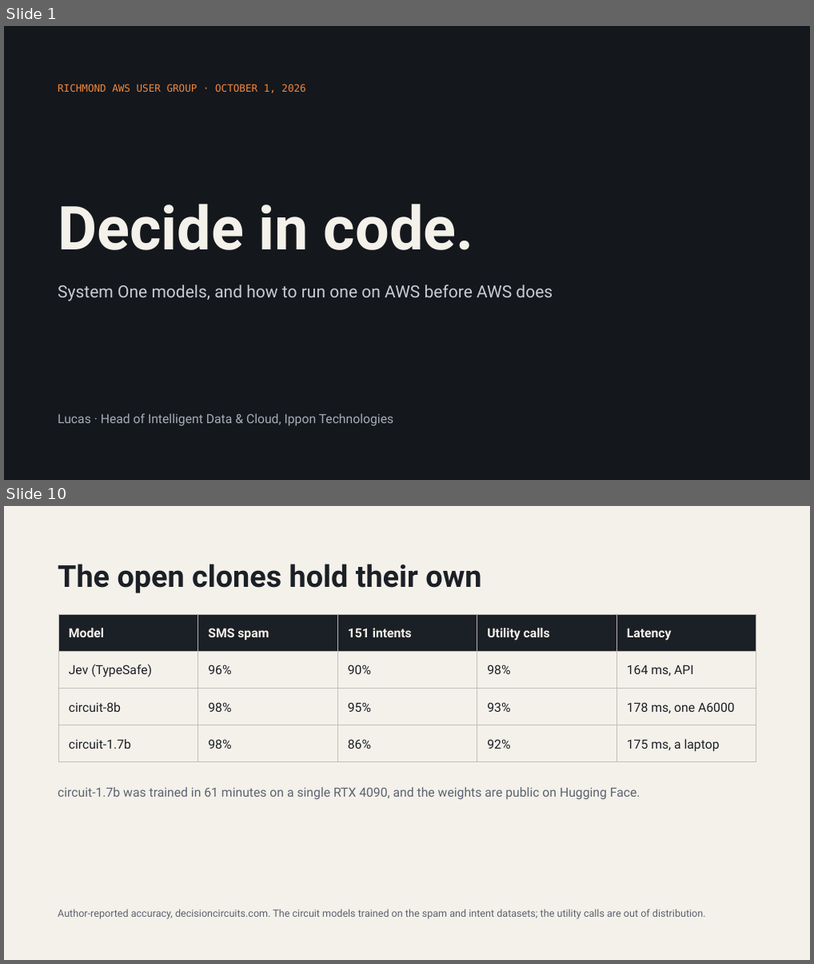
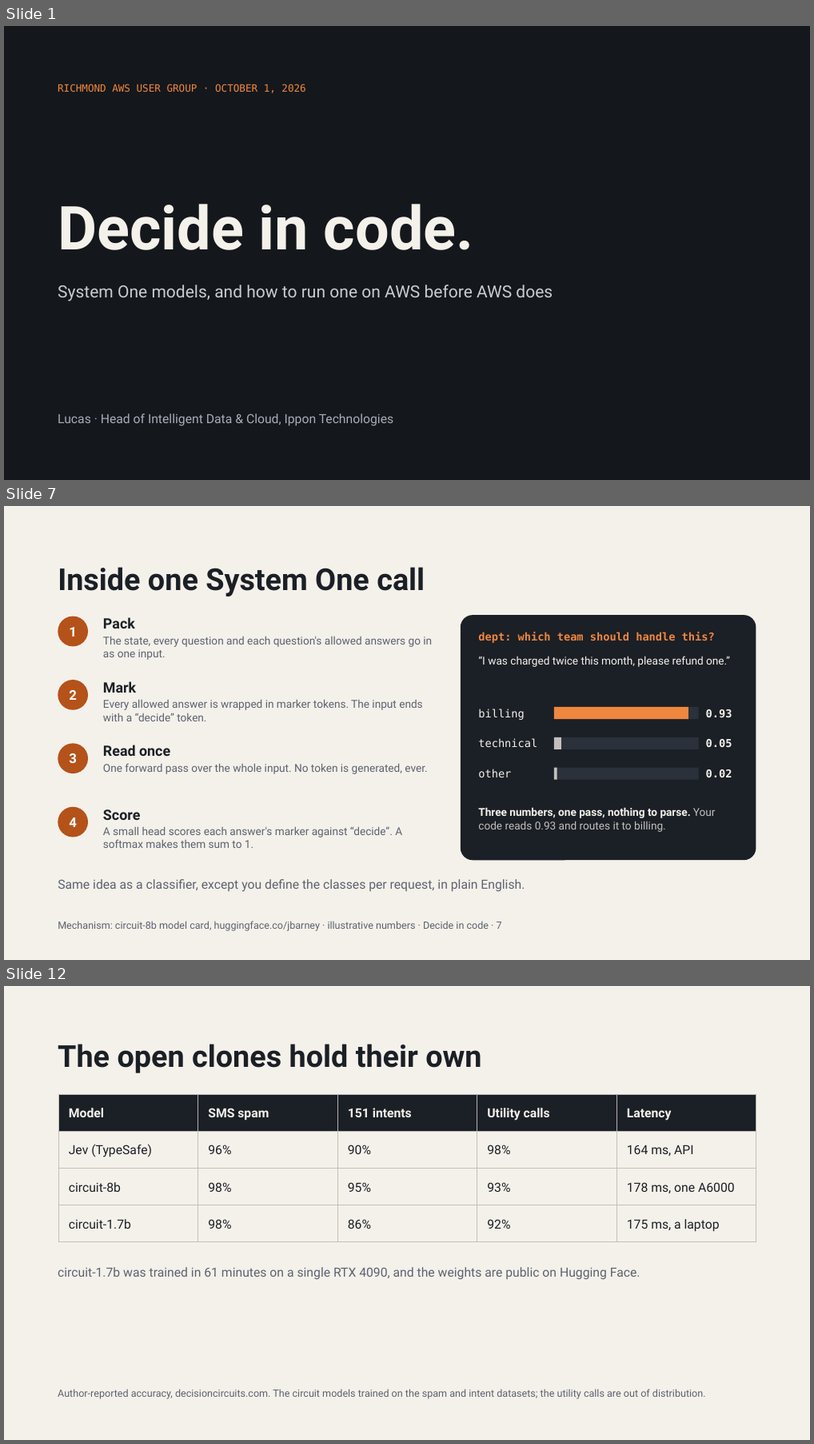
Before and after one commit to lukelittle/rawsug-pii-demo, a slide deck: talk/Decide_in_Code_System_One_Models_on_AWS.pptx. Shown one above the other, each under a label of ours: slides 1 and 10 before the commit, slides 1, 7 and 12 after it; the slides between them are not shown. The pictures are 814x964 and 814x1444 pixels, drawn with LibreOffice and Linux fonts; fonts in the diff are those of the drawing. Boxes give left, top, right and bottom in pixels: in the first picture for what was removed or moved away, otherwise in the second. Text is boxed around its words. In the diff, an @@ line names an element or a change of style, - is before the commit and + after.

```diff
--- a/talk/Decide_in_Code_System_One_Models_on_AWS.pptx
+++ b/talk/Decide_in_Code_System_One_Models_on_AWS.pptx
@@ slide 7 added at (x1=4, y1=506, x2=810, y2=960), background #F4F1EA @@
@@ text added at (x1=58, y1=567, x2=425, y2=596), 36 pt, text #1B1F26, bold @@
+Inside one System One call
@@ ellipse added at (x1=58, y1=616, x2=88, y2=646), fill #B4521A @@
@@ text added at (x1=103, y1=617, x2=432, y2=660), 13 pt, text #5B6270 @@
+Pack
+The state, every question and each question's allowed answers go in as one input.
@@ rounded rectangle added at (x1=461, y1=615, x2=757, y2=860), fill #1B1F26 @@
@@ text added at (x1=69, y1=627, x2=77, y2=636), 16 pt, text #FFFFFF, bold @@
+1
@@ text added at (x1=478, y1=632, x2=715, y2=643), 13 pt, text #F0873F, bold @@
+dept: which team should handle this?
@@ text added at (x1=478, y1=656, x2=730, y2=667), 13 pt, text #F4F1EA @@
+“I was charged twice this month, please refund one.”
@@ ellipse added at (x1=58, y1=680, x2=88, y2=710), fill #B4521A @@
@@ text added at (x1=69, y1=690, x2=77, y2=700), 16 pt, text #FFFFFF, bold @@
+2
@@ text added at (x1=103, y1=681, x2=422, y2=721), 13 pt, text #5B6270 @@
+Mark
+Every allowed answer is wrapped in marker tokens. The input ends with a “decide” token.
@@ text added at (x1=478, y1=708, x2=524, y2=720), 13 pt, text #F4F1EA @@
+billing
@@ rectangle added at (x1=554, y1=707, x2=699, y2=719), fill #2B313B @@
@@ rectangle added at (x1=554, y1=707, x2=689, y2=719), fill #F0873F @@
@@ text added at (x1=706, y1=709, x2=733, y2=718), 13 pt, text #F4F1EA, bold @@
+0.93
@@ ellipse added at (x1=58, y1=743, x2=88, y2=773), fill #B4521A @@
@@ text added at (x1=103, y1=744, x2=427, y2=774), 13 pt, text #5B6270 @@
+Read once
+One forward pass over the whole input. No token is generated, ever.
@@ text added at (x1=478, y1=738, x2=538, y2=747), 13 pt, text #F4F1EA @@
+technical
@@ rectangle added at (x1=554, y1=737, x2=699, y2=749), fill #2B313B @@
@@ rectangle added at (x1=554, y1=737, x2=562, y2=749), fill #C3C0BB @@
@@ text added at (x1=706, y1=739, x2=733, y2=747), 13 pt, text #F4F1EA, bold @@
+0.05
@@ text added at (x1=69, y1=753, x2=77, y2=763), 16 pt, text #FFFFFF, bold @@
+3
@@ text added at (x1=478, y1=768, x2=511, y2=777), 13 pt, text #F4F1EA @@
+other
@@ rectangle added at (x1=554, y1=768, x2=699, y2=780), fill #2B313B @@
@@ rectangle added at (x1=554, y1=768, x2=558, y2=780), fill #C3C0BB @@
@@ text added at (x1=706, y1=769, x2=733, y2=777), 13 pt, text #F4F1EA, bold @@
+0.02
@@ ellipse added at (x1=58, y1=807, x2=88, y2=837), fill #B4521A @@
@@ text added at (x1=69, y1=817, x2=77, y2=827), 16 pt, text #FFFFFF, bold @@
+4
@@ text added at (x1=103, y1=809, x2=402, y2=848), 13 pt, text #5B6270 @@
+Score
+A small head scores each answer's marker against “decide”. A softmax makes them sum to 1.
@@ text added at (x1=478, y1=807, x2=716, y2=832), 13 pt, text #C3C0BB @@
+Three numbers, one pass, nothing to parse. Your code reads 0.93 and routes it to billing.
@@ text added at (x1=58, y1=879, x2=525, y2=892), 15 pt, text #5B6270 @@
+Same idea as a classifier, except you define the classes per request, in plain English.
@@ text added at (x1=58, y1=920, x2=502, y2=931), 12 pt, text #5B6270 @@
+Mechanism: circuit-8b model card, huggingface.co/jbarney · illustrative numbers · Decide in code · 7
@@ what was slide 10 is now slide 12 @@
```
Also in this commit, not shown: 13 slides changed, 1 other slide added, 1 other file.
